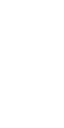
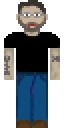
Layers edited between the first and the second 64 x 128 image:
showed "Eyes" over [26, 14, 38, 16]
showed "left arm" over [4, 48, 14, 80]
showed "Right arm" over [50, 48, 60, 80]
showed "Body", painted on it over [4, 0, 60, 104]
showed "Left Leg" over [16, 104, 32, 128]
showed "Right Leg" over [32, 104, 48, 128]
